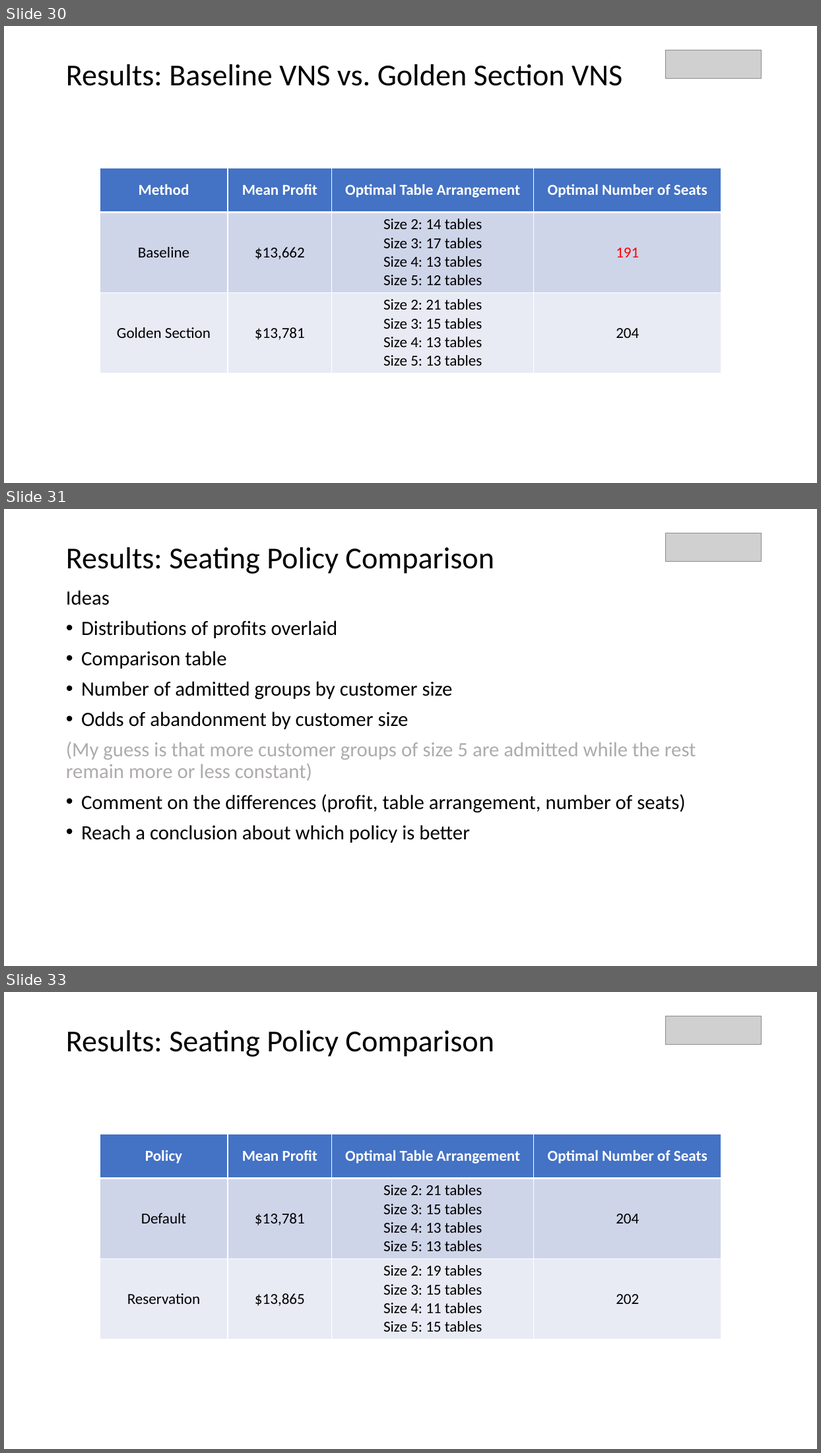
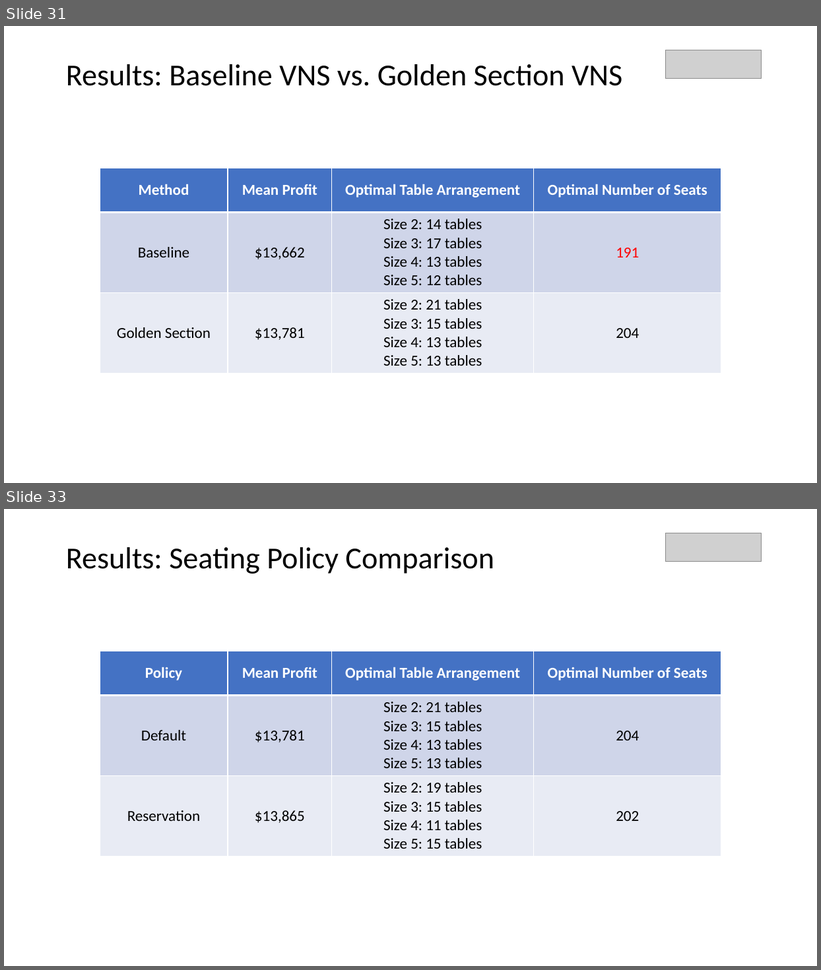
Before and after one commit to parkjan4/OptSim, a slide deck: Presentation.pptx. Shown one above the other, each under a label of ours: slides 30, 31 and 33 before the commit, slides 31 and 33 after it; the slides between them are not shown. The pictures are 821x1453 and 821x970 pixels, drawn with LibreOffice and Linux fonts; fonts in the diff are those of the drawing; grey boxes stand for pictures. Boxes give left, top, right and bottom in pixels: in the first picture for what was removed or moved away, otherwise in the second. Text is boxed around its words. In the diff, an @@ line names an element or a change of style, - is before the commit and + after.

```diff
--- a/Presentation.pptx
+++ b/Presentation.pptx
@@ slide 31 removed at bbox=[4, 509, 817, 966], background #FFFFFF @@
@@ text removed at bbox=[66, 547, 494, 574] @@
-Results: Seating Policy Comparison
@@ picture removed at bbox=[665, 533, 761, 561] @@
@@ text removed at bbox=[66, 590, 696, 843] @@
-Ideas
-• Distributions of profits overlaid
-• Comparison table
-• Number of admitted groups by customer size
-• Odds of abandonment by customer size
-(My guess is that more customer groups of size 5 are admitted while the rest remain more or less constant)
-• Comment on the differences (profit, table arrangement, number of seats)
-• Reach a conclusion about which policy is better
@@ what was slide 30 is now slide 31 @@
```
Also in this commit, not shown: 2 slides changed, 2 slides added, 1 other slide removed, 6 other files.
